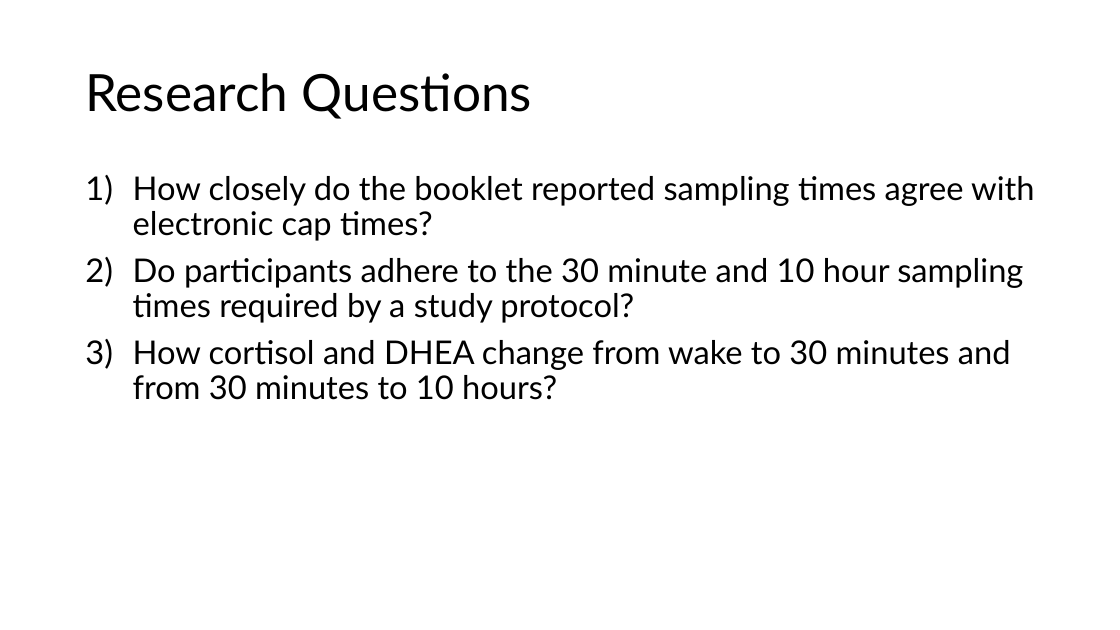
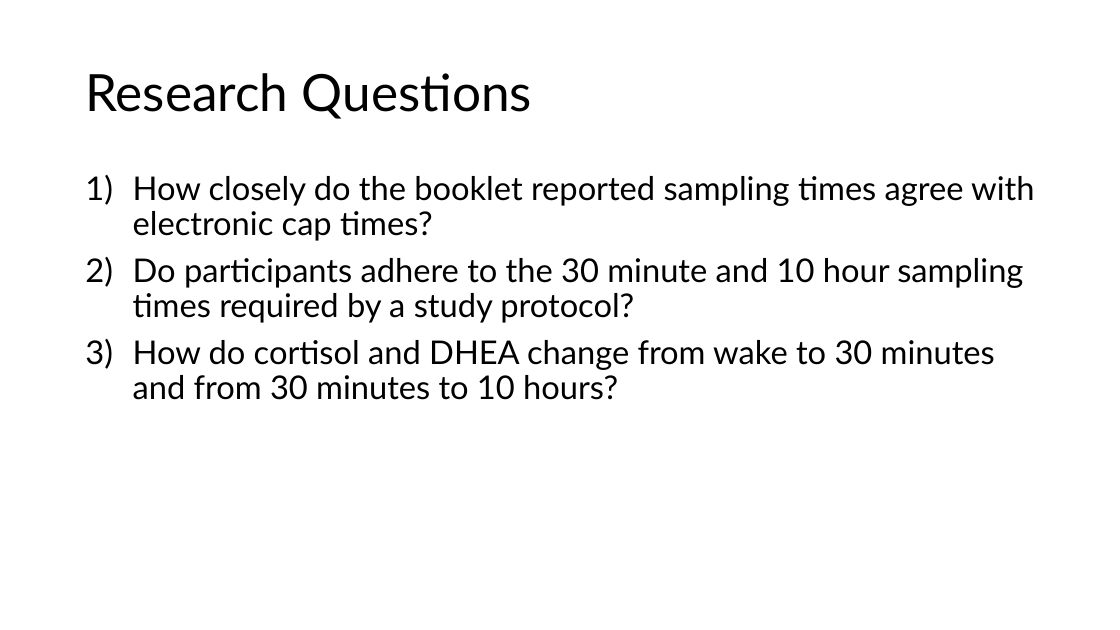
Before and after one commit to eweible/BIOS6624, a slide deck: slide 2 of P0/Dissemination/P0_Presentation.pptx. Drawn at 1120x630 pixels with LibreOffice and Linux fonts; fonts in the diff are those of the drawing. Boxes give left, top, right and bottom in pixels: in the first picture for what was removed or moved away, otherwise in the second. Text is boxed around its words. In the diff, an @@ line names an element or a change of style, - is before the commit and + after.

```diff
--- a/P0/Dissemination/P0_Presentation.pptx
+++ b/P0/Dissemination/P0_Presentation.pptx
@@ text at box(133, 340, 995, 400): text changed @@
-3) How cortisol and DHEA change from wake to 30 minutes and from 30 minutes to 10 hours?
+3) How do cortisol and DHEA change from wake to 30 minutes and from 30 minutes to 10 hours?
```
Also in this commit, not shown: 4 other slides changed, 2 other files.
